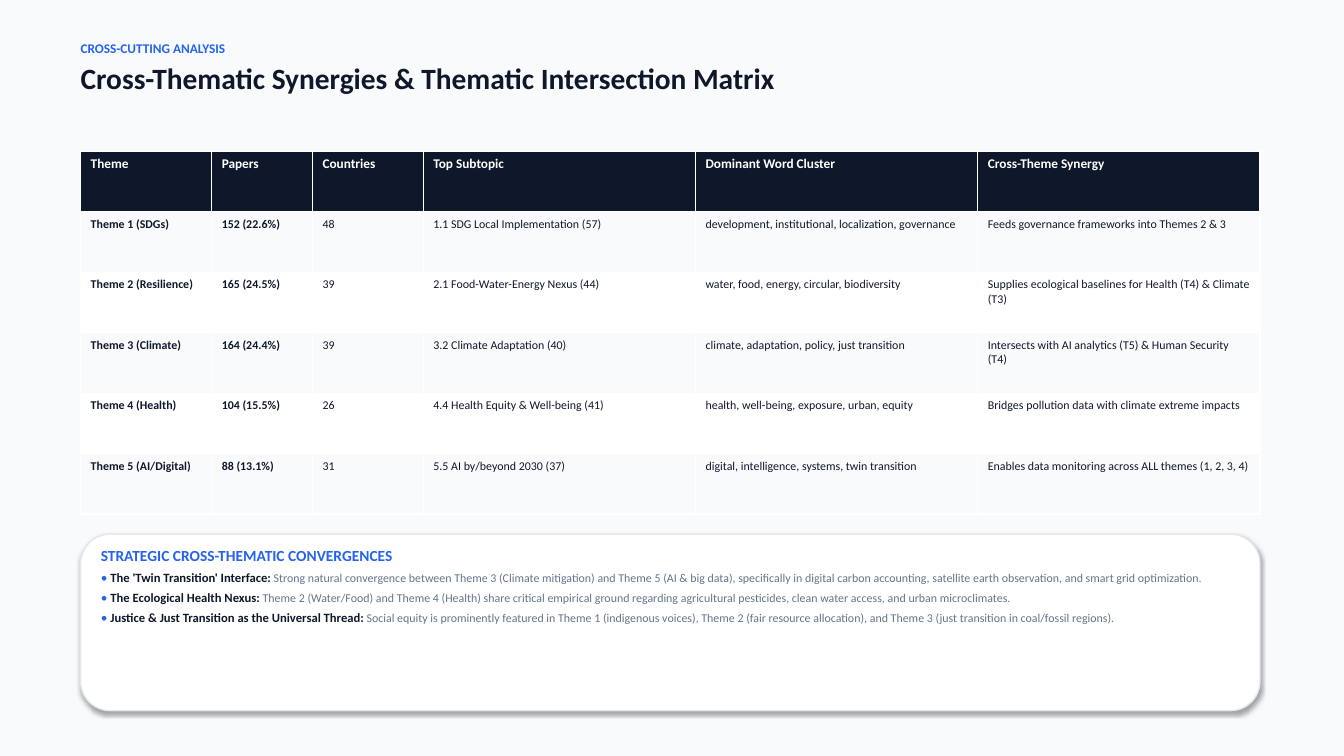
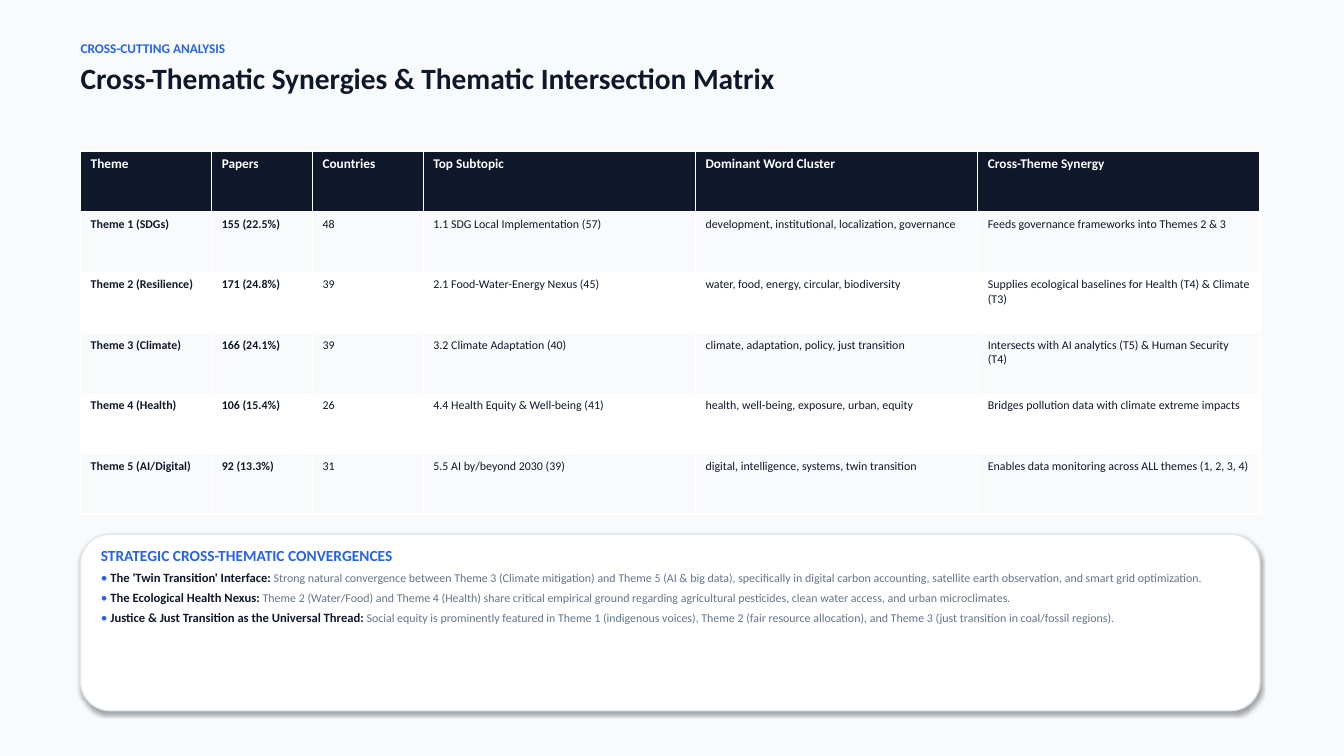
Before and after one commit to ponraj-aru/gsc2027-dashboard, a slide deck: slide 13 of GSC2027_Abstract_Submissions_Analysis_Report.pptx. Drawn at 1344x756 pixels with LibreOffice and Linux fonts; fonts in the diff are those of the drawing. Boxes give left, top, right and bottom in pixels: in the first picture for what was removed or moved away, otherwise in the second. Text is boxed around its words. In the diff, an @@ line names an element or a change of style, - is before the commit and + after.

```diff
--- a/GSC2027_Abstract_Submissions_Analysis_Report.pptx
+++ b/GSC2027_Abstract_Submissions_Analysis_Report.pptx
@@ table at [81, 151, 1260, 514] @@
-row 2, column 2: 152 (22.6%)
+row 2, column 2: 155 (22.5%)
-row 3, column 2: 165 (24.5%)
+row 3, column 2: 171 (24.8%)
-row 3, column 4: 2.1 Food-Water-Energy Nexus (44)
+row 3, column 4: 2.1 Food-Water-Energy Nexus (45)
-row 4, column 2: 164 (24.4%)
+row 4, column 2: 166 (24.1%)
-row 5, column 2: 104 (15.5%)
+row 5, column 2: 106 (15.4%)
-row 6, column 2: 88 (13.1%)
+row 6, column 2: 92 (13.3%)
-row 6, column 4: 5.5 AI by/beyond 2030 (37)
+row 6, column 4: 5.5 AI by/beyond 2030 (39)
```
Also in this commit, not shown: 14 other slides changed, 51 other files.
